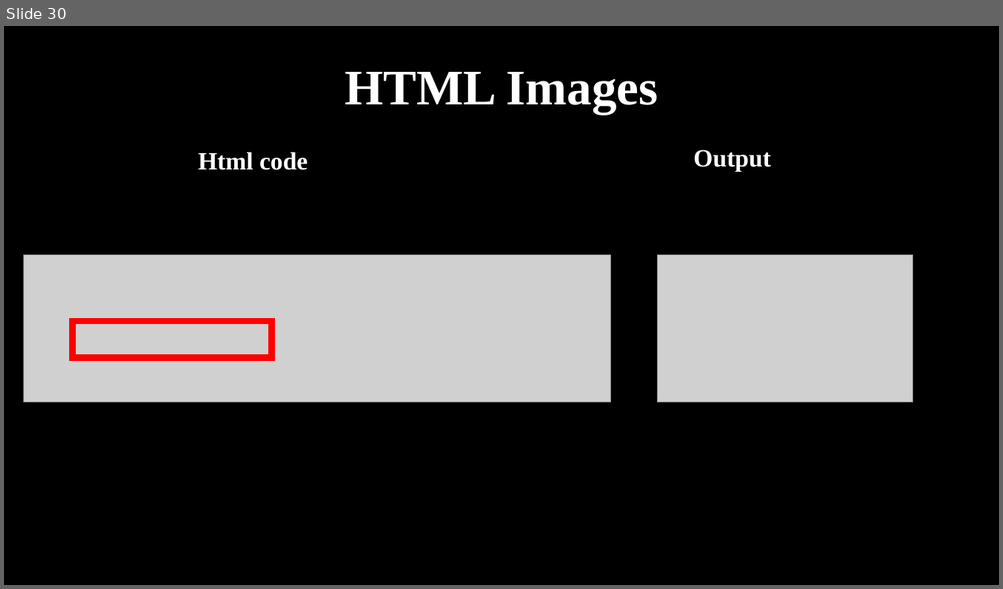
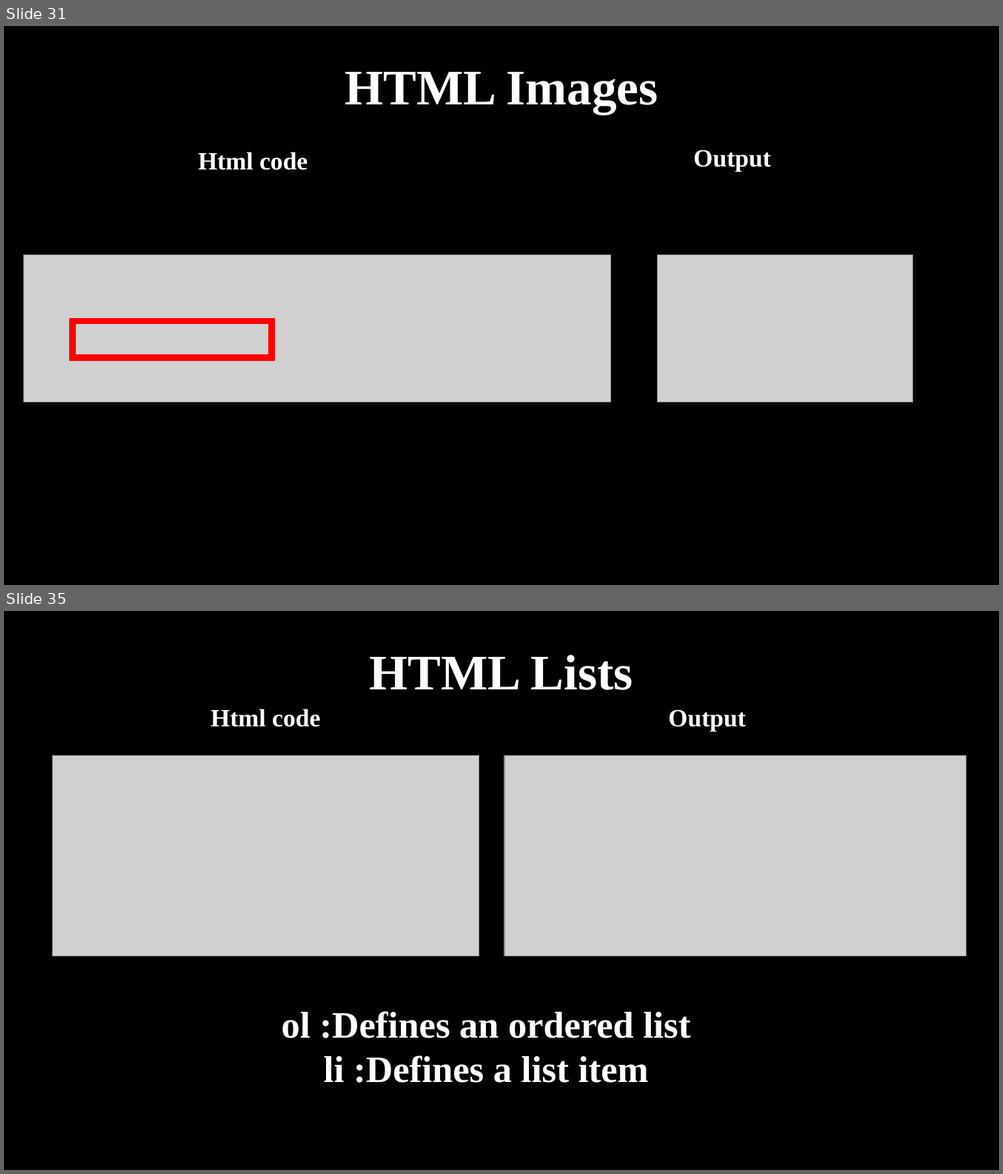
Before and after one commit to haiderIbrahem/ASPU_WEB, a slide deck: web.pptx. Shown one above the other, each under a label of ours: slide 30 before the commit, slides 31 and 35 after it; the slides between them are not shown. The pictures are 1003x589 and 1003x1174 pixels, drawn with LibreOffice and Linux fonts; fonts in the diff are those of the drawing; grey boxes stand for pictures. Boxes give left, top, right and bottom in pixels: in the first picture for what was removed or moved away, otherwise in the second. Text is boxed around its words. In the diff, an @@ line names an element or a change of style, - is before the commit and + after.

```diff
--- a/web.pptx
+++ b/web.pptx
@@ slide 35 added at (4,611,999,1170), background #000000 @@
@@ title added at (370,655,633,690), 48 pt, text #FFFFFF, bold @@
+HTML Lists
@@ text added at (210,709,320,727), 24 pt, text #FFFFFF, bold @@
+Html code
@@ text added at (668,709,745,731), 24 pt, text #FFFFFF, bold @@
+Output
@@ picture added at (53,756,479,957) @@
@@ picture added at (505,756,966,957) @@
@@ text added at (282,1011,690,1083), 36 pt, text #FFFFFF, bold @@
+ol :Defines an ordered list
+li :Defines a list item
@@ what was slide 30 is now slide 31 @@
```
Also in this commit, not shown: 3 slides changed, 9 other slides added.
